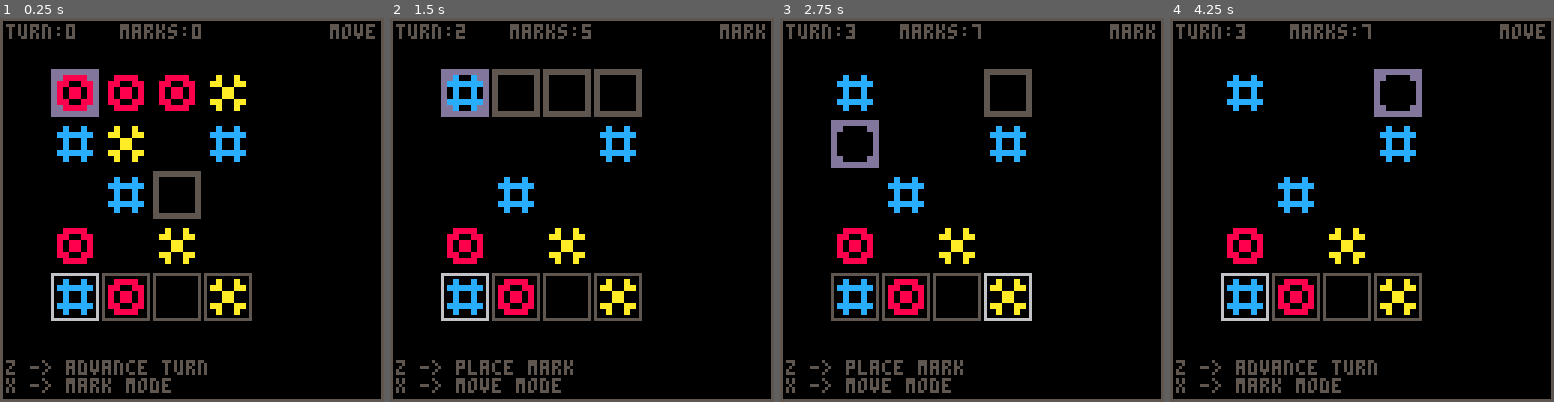
Above: before the commit, frames 1-4 (left to right).
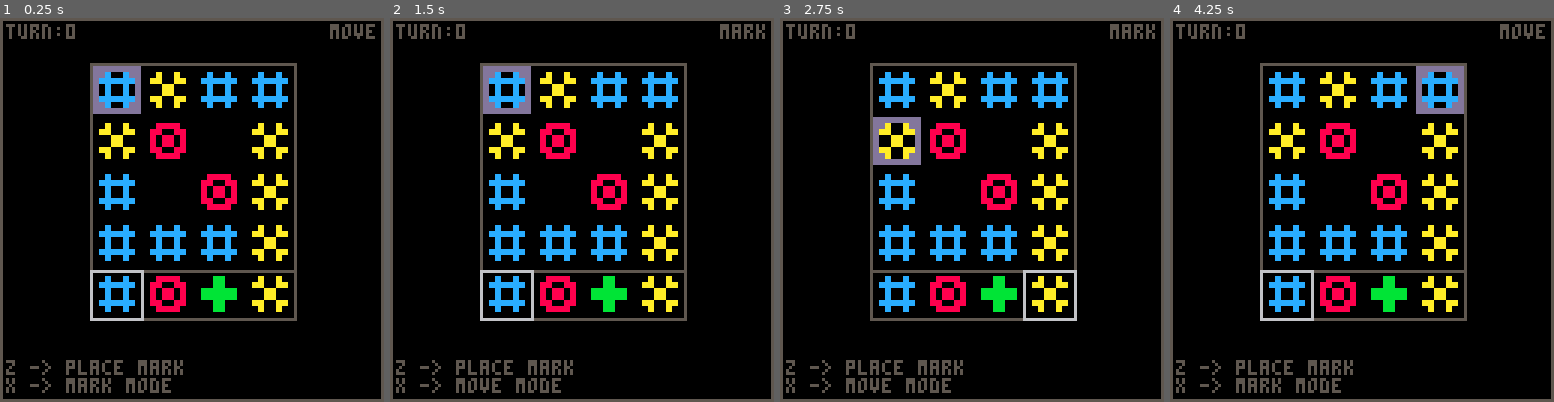
Above: after the commit, the same moments.

Repository: ayanamee/bistro8
Game: PICO-8 cartridge blank/blank.p8
The game is run twice, just before and just after one commit, with the same random seed, the same clock (stepped at 60 frames per second) and the same inputs.
Inputs:
- Up to frame 1 (0.25 s): no input
- Up to frame 2 (1.5 s): tap O (Z key) at 0.33, 0.7, 1.43 s; tap X (X key) at 1.07 s
- Up to frame 3 (2.75 s): hold Left 1.97-2.37 s; tap X (X key) at 2.07, 2.4, 2.73 s; tap O (Z key) at 2.22 s; hold Down from 2.42 s (still down)
- Up to frame 4 (4.25 s): release Down at 2.82 s; hold Right 2.87-3.53 s; tap X (X key) every 0.33 s from 3.07 to 4.07 s; tap O (Z key) at 3.1, 3.98 s; hold Up 3.58-4.08 s; hold Right from 4.13 s (still down)

The runs differ from the first frame. In frame 1, 19% of the frame differs, in the area x 13-78%, y 1-93%; in frame 2, 18%; in frame 3, 17%; in frame 4, 16%.

Commit message:
New tile rules and adjusting graphics

Diff:
--- a/blank/blank.p8
+++ b/blank/blank.p8
@@ -5,10 +5,10 @@
 
 __gfx__
 55555555dddddddd0000000000000000000000000000000000000000000000000000000000000000000000000000000000000000000000000000000000000000
-50000005dd0000dd0088880000c00c0000a00a000000000000000000000000000000000000000000000000000000000000000000000000000000000000000000
-50000005d000000d088008800cccccc00aa00aa00000000000000000000000000000000000000000000000000000000000000000000000000000000000000000
-50000005d000000d0808808000c00c00000aa0000000000000000000000000000000000000000000000000000000000000000000000000000000000000000000
-50000005d000000d0808808000c00c00000aa0000000000000000000000000000000000000000000000000000000000000000000000000000000000000000000
-50000005d000000d088008800cccccc00aa00aa00000000000000000000000000000000000000000000000000000000000000000000000000000000000000000
-50000005dd0000dd0088880000c00c0000a00a000000000000000000000000000000000000000000000000000000000000000000000000000000000000000000
+50000005dd0000dd0088880000c00c0000a00a00000bb00000000000000000000000000000000000000000000000000000000000000000000000000000000000
+50000005d000000d088008800cccccc00aa00aa0000bb00000000000000000000000000000000000000000000000000000000000000000000000000000000000
+50000005d000000d0808808000c00c00000aa0000bbbbbb000000000000000000000000000000000000000000000000000000000000000000000000000000000
+50000005d000000d0808808000c00c00000aa0000bbbbbb000000000000000000000000000000000000000000000000000000000000000000000000000000000
+50000005d000000d088008800cccccc00aa00aa0000bb00000000000000000000000000000000000000000000000000000000000000000000000000000000000
+50000005dd0000dd0088880000c00c0000a00a00000bb00000000000000000000000000000000000000000000000000000000000000000000000000000000000
 55555555dddddddd0000000000000000000000000000000000000000000000000000000000000000000000000000000000000000000000000000000000000000
--- a/blank/main.lua
+++ b/blank/main.lua
@@ -3,12 +3,16 @@
 grid_px_size = 8
 grid_px_scale = 2
 grid = {}
-margin = 16
+margin = 10
+x_margin = 30
+y_margin = 15
 spacing = 1
 crs = {i = 1, j=1, sprite=1}
 bag = {}
 
-blank_cell = {sprite=0}
+blank_cell_count = 2
+
+blank_cell = {sprite=6}
 red_mark = {sprite=2}
 blue_mark = {sprite = 3}
 yellow_mark = {sprite =4}
@@ -29,7 +33,7 @@
     bag.idx = 1
     bag.current_mark = bag[bag.idx]
 
-    fill_grid()
+    fill_grid_heuristic()
 end
 
 function _update()
@@ -39,12 +43,16 @@
 function _draw()
     cls()
     rect(0,0,127,127,5)
+    rect(x_margin,y_margin,x_margin+spacing*grid_size+grid_size*grid_px_scale*grid_px_size,y_margin+spacing*(grid_size+1)+(1+grid_size)*grid_px_scale*grid_px_size,5)
+    rect(x_margin,1+y_margin+spacing*grid_size+grid_size*grid_px_scale*grid_px_size,x_margin+spacing*grid_size+grid_size*grid_px_scale*grid_px_size,y_margin+spacing*(grid_size+1)+(1+grid_size)*grid_px_scale*grid_px_size,5)
+
+
     draw_grid()
     draw_cursor()
     draw_bag()
     print(mode,110,2,5)
     if mode == "move" then
-        print("z -> advance turn", 2,114,5)
+        print("z -> place mark", 2,114,5)
         print("x -> mark mode", 2,120,5)
     elseif mode =="mark" then
         print("z -> place mark", 2,114,5)
@@ -55,12 +63,13 @@
         print("x -> fill grid", 2, 120,5)
     end
     print("turn:"..turn, 2, 2,5)
-    print("marks:"..placed_marks, 40, 2,5)
+    -- print("marks:"..placed_marks, 40, 2,5)
+
 end
 
 function handle_input()
     if mode == "move" then
-        if btnp(4) then advance_turn() end
+        if btnp(4) then try_place_mark(crs.i,crs.j,bag.current_mark) end
         if btnp(5) then mode = "mark" end
         if btnp(⬅️) then crs.i = (crs.i >1) and crs.i-1 or 1 end --left
         if btnp(➡️) then crs.i = (crs.i <grid_size) and crs.i+1 or grid_size end --right
@@ -88,7 +97,7 @@
     elseif mode=="god" then
         if btnp(4) then clear_grid() end
         -- if btnp(5) then mode = "move" end
-        if btnp(5) then fill_grid() end
+        if btnp(5) then fill_grid_heuristic() end
     end
 
 end
@@ -103,6 +112,7 @@
         grid[i][j].mark = mark
         grid[i][j].sprite = get_sprite(mark)
         placed_marks +=1
+        advance_turn()
         return true
     end
     return false
@@ -112,7 +122,6 @@
     if grid[i][j].mark == "none" and grid[i][j].spawning then
         grid[i][j].mark = mark
         grid[i][j].sprite = get_sprite(mark)
-        placed_marks +=1
         grid[i][j].spawning = false
         return true
     end
@@ -126,9 +135,9 @@
     for i=1, grid_size do
         grid[i] = {}
         for j=1, grid_size do
-            x = margin + (i-1)*grid_px_size*grid_px_scale + spacing*i
-            y = margin + (j-1)*grid_px_size*grid_px_scale + spacing*j
-            grid[i][j]={id = id, sprite=0, x0=x, y0=y, mark="none", exploding=false, spawning = false}
+            x = x_margin + (i-1)*grid_px_size*grid_px_scale + spacing*i
+            y = y_margin + (j-1)*grid_px_size*grid_px_scale + spacing*j
+            grid[i][j]={id = id, sprite=6, x0=x, y0=y, mark="none", exploding=false, spawning = false}
             id+=1
         end
     end
@@ -139,9 +148,11 @@
     if mark=="blue" then return blue_mark.sprite end
     if mark=="yellow" then return yellow_mark.sprite end
     if mark=="green" then return green_mark.sprite end
+    if mark=="none" then return blank_cell.sprite end
 end
 
 function fill_grid()
+
     for i=1, grid_size do
         for j=1, grid_size do
             roll = flr(rnd(5))
@@ -156,6 +167,47 @@
     end
 end
 
+function fill_grid_heuristic()
+
+    total = grid_size*grid_size
+
+    grid_bag = {}
+
+    for i=1, blank_cell_count do
+        grid_bag[i] = "none"
+    end
+
+    for i=(blank_cell_count+1), total do
+        roll = flr(rnd(4))
+        if roll==0 then grid_bag[i] = "red" end
+        if roll==1 then grid_bag[i] = "blue" end
+        if roll==2 then grid_bag[i] = "yellow" end
+        if roll==3 then grid_bag[i] = "green" end
+    end
+
+    shuffle_table(grid_bag)
+
+    n=1
+    for i=1, grid_size do
+        for j=1, grid_size do
+
+            local m = grid_bag[n]
+
+            if m ~= "none" then grid[i][j].sprite = get_sprite(m) end
+
+            grid[i][j].mark =m
+            n+=1
+        end
+    end
+end
+
+function shuffle_table(t)
+    for i = #t, 2, -1 do
+        local j = flr(rnd(i)) +1
+        t[i], t[j] = t[j], t[i]
+    end
+end
+
 function clear_grid()
     for i=1, grid_size do
         for j=1, grid_size do
@@ -189,6 +241,13 @@
             if grid[i][j].mark == "green" then update_green_mark(i,j) end
         end
     end
+
+    for i=1, grid_size do
+        for j=1, grid_size do
+            if grid[i][j].mark == "yellow" then update_yellow_mark(i,j) end
+        end
+    end
+    trigger_explosions()
 
     trigger_spawns()
 end
@@ -237,13 +296,27 @@
 
     grid[i][j].exploding = true
 
-    for _,delta in ipairs(adjacent) do
-        if i+delta[1] > 0 and i+delta[1] <= grid_size and j+delta[2] > 0 and j+delta[2] <= grid_size then
-            if grid[i+delta[1]][j+delta[2]].mark ~= "none" and not grid[i+delta[1]][j+delta[2]].exploding then
-                grid[i][j].exploding = false
-            end
-        end
-    end
+    for y=1,grid_size do
+        if grid[i][y].mark == "blue" and y~=j then
+            grid[i][j].exploding = false
+            return
+        end
+    end
+
+    for x=1,grid_size do
+        if grid[x][j].mark == "blue" and x~=i then
+            grid[i][j].exploding = false
+            return
+        end
+    end
+
+    -- for _,delta in ipairs(adjacent) do
+    --     if i+delta[1] > 0 and i+delta[1] <= grid_size and j+delta[2] > 0 and j+delta[2] <= grid_size then
+    --         if grid[i+delta[1]][j+delta[2]].mark ~= "none" and not grid[i+delta[1]][j+delta[2]].exploding then
+    --             grid[i][j].exploding = false
+    --         end
+    --     end
+    -- end
 
 end
 
@@ -262,6 +335,35 @@
     end
 
     log("")
+
+end
+
+
+function update_yellow_mark(i,j)
+
+    if i>1 and j>1 then
+        if grid[i-1][j-1].mark == "yellow" then
+            grid[i][j].exploding = true
+        end
+    end
+
+    if i<grid_size and j>1 then
+        if grid[i+1][j-1].mark == "yellow" then
+            grid[i][j].exploding = true
+        end
+    end
+
+    if i>1 and j<grid_size then
+        if grid[i-1][j+1].mark == "yellow" then
+            grid[i][j].exploding = true
+        end
+    end
+
+    if i<grid_size and j<grid_size then
+        if grid[i+1][j+1].mark == "yellow" then
+            grid[i][j].exploding = true
+        end
+    end
 
 end
 
@@ -338,19 +440,21 @@
     local i = 1
     local mark_sprite = 1
     local xx = grid[1][1].x0
-    local yy = margin + grid_size*grid_px_size*grid_px_scale + spacing*(grid_size+1)
+    local yy = y_margin + grid_size*grid_px_size*grid_px_scale + spacing*(grid_size+1)
     local diff = grid_px_size*grid_px_scale
-    rect(xx, yy, xx + diff - 1, yy + diff - 1, 5)
-    rect(xx+diff+spacing, yy, xx + 2 * diff - 1 + spacing, yy + diff - 1, 5)
-    rect(xx+2*(diff+spacing), yy, xx + 3 * diff - 1 + 2*spacing, yy + diff - 1, 5)
-    rect(xx+3*(diff+spacing), yy, xx + 4 * diff - 1 + 3*spacing, yy + diff - 1, 5)
+    -- rect(xx, yy, xx + diff - 1, yy + diff - 1, 5)
+    -- rect(xx+diff+spacing, yy, xx + 2 * diff - 1 + spacing, yy + diff - 1, 5)
+    -- rect(xx+2*(diff+spacing), yy, xx + 3 * diff - 1 + 2*spacing, yy + diff - 1, 5)
+    -- rect(xx+3*(diff+spacing), yy, xx + 4 * diff - 1 + 3*spacing, yy + diff - 1, 5)
 
 
     for i=1,4 do
         color = (i==bag.idx) and 6 or 5
 
         local index = get_sprite(bag[i])
-        rect(xx + (i-1) * (diff+spacing) , yy, xx + i * diff + (i-1) * spacing - 1, yy + diff - 1, color)
+        if (i==bag.idx) then
+            rect(xx + (i-1) * (diff+spacing)-1 , yy, xx + i * diff + (i-1) * spacing , yy + diff , color)
+        end
         sspr(index*grid_px_size, 0, 8, 8, xx + (i-1) * (diff+spacing) , yy,diff,diff )
     end
 
Not shown, changed: blank/debug.txt
